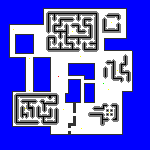
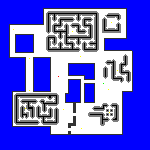
Before/after of a 150×150 layered artwork. What changed in the layer stack:
painted on "Background" over [15, 52, 34, 54]
